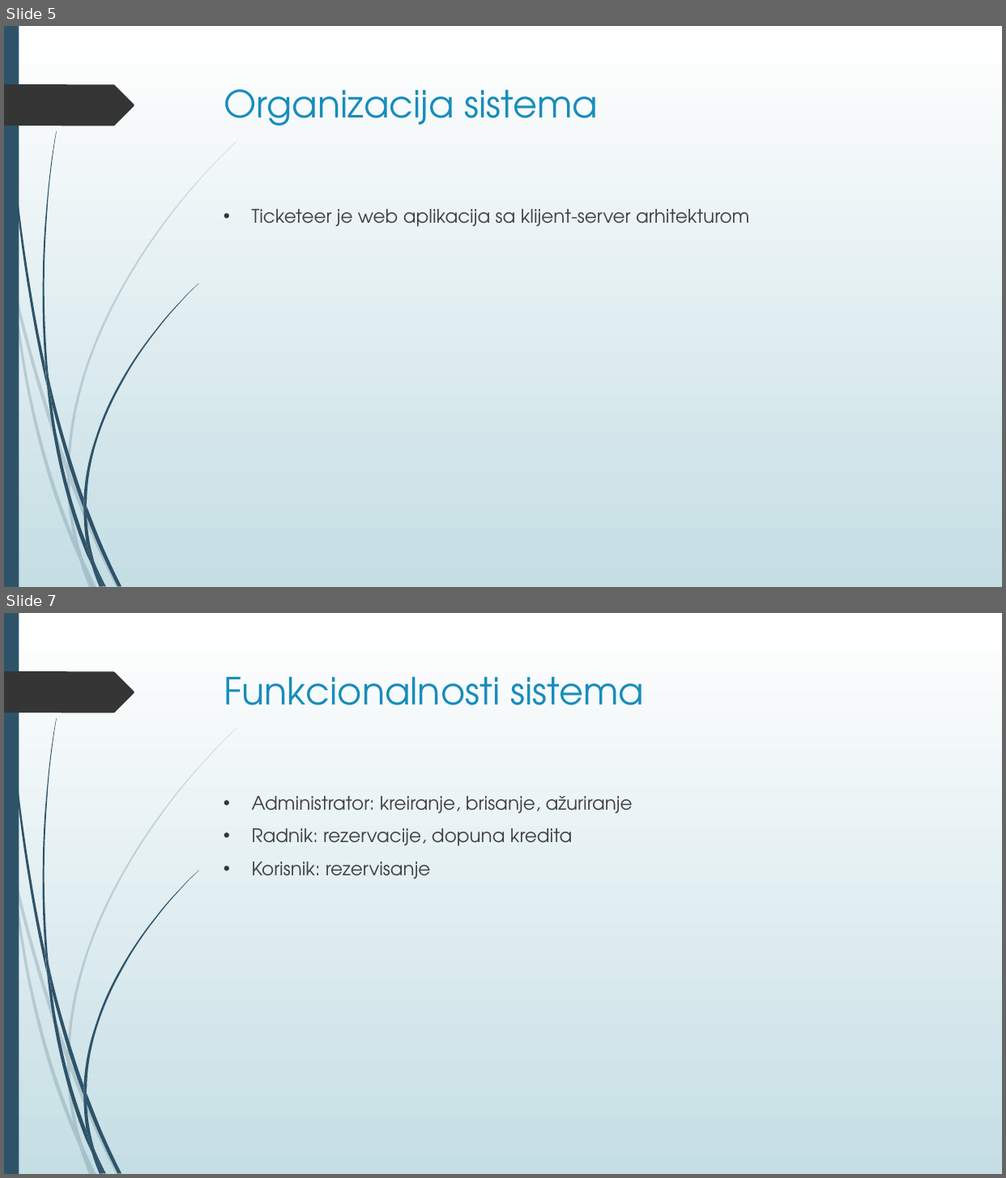
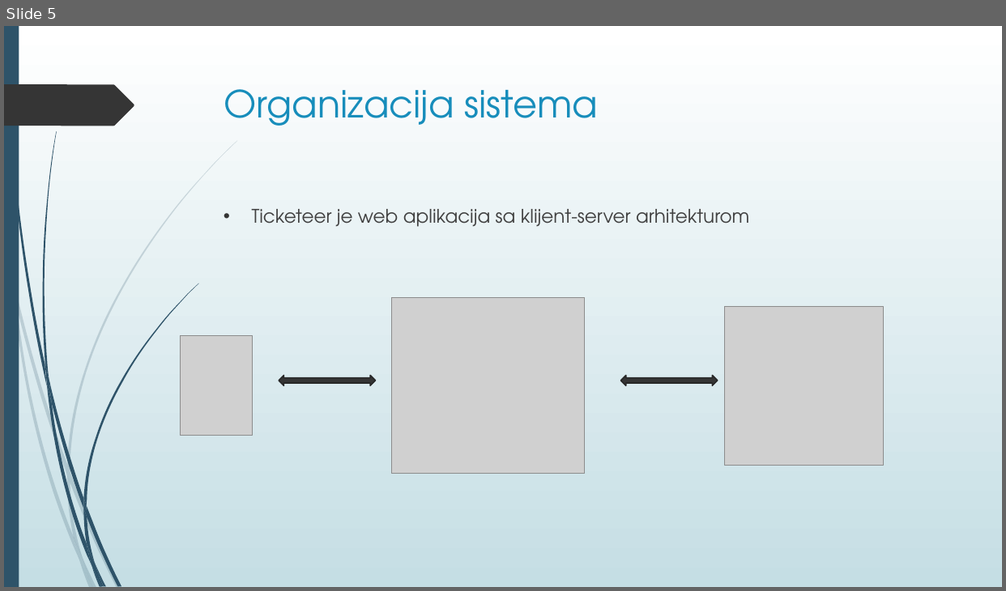
Before and after one commit to BNikola/ticketeer_old, a slide deck: Ticketeer.pptx. Shown one above the other, each under a label of ours: slides 5 and 7 before the commit, slide 5 after it; the slides between them are not shown. The pictures are 1006x1178 and 1006x591 pixels, drawn with LibreOffice and Linux fonts; fonts in the diff are those of the drawing; grey boxes stand for pictures. Boxes give left, top, right and bottom in pixels: in the first picture for what was removed or moved away, otherwise in the second. Text is boxed around its words. In the diff, an @@ line names an element or a change of style, - is before the commit and + after.

```diff
--- a/Ticketeer.pptx
+++ b/Ticketeer.pptx
@@ slide 7 removed at (4, 613, 1002, 1174), background gradient #FFFFFF to #C5DEE5; not listed: 24 template elements that a slide beside it also shows @@
@@ title removed at (224, 677, 644, 705) @@
-Funkcionalnosti sistema
@@ text removed at (252, 796, 633, 879) @@
-• Administrator: kreiranje, brisanje, ažuriranje
-• Radnik: rezervacije, dopuna kredita
-• Korisnik: rezervisanje
@@ slide 5 changed as well @@
@@ picture added at (392, 297, 585, 474) @@
@@ picture added at (724, 306, 883, 466) @@
@@ picture added at (180, 336, 252, 436) @@
@@ left right arrow added at (279, 376, 375, 386), fill #353535, outline #272727 1.25 pt @@
@@ left right arrow added at (621, 376, 718, 386), fill #353535, outline #272727 1.25 pt @@
```
Also in this commit, not shown: 5 other slides changed, 11 slides added, 2 other files.
